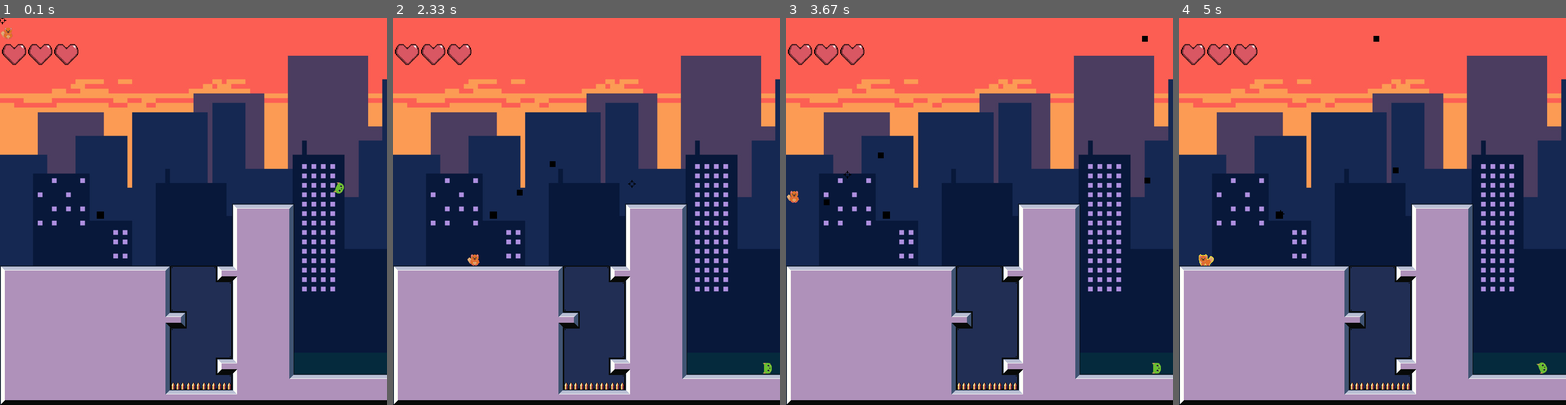
Above: before the commit, frames 1-4 (left to right).
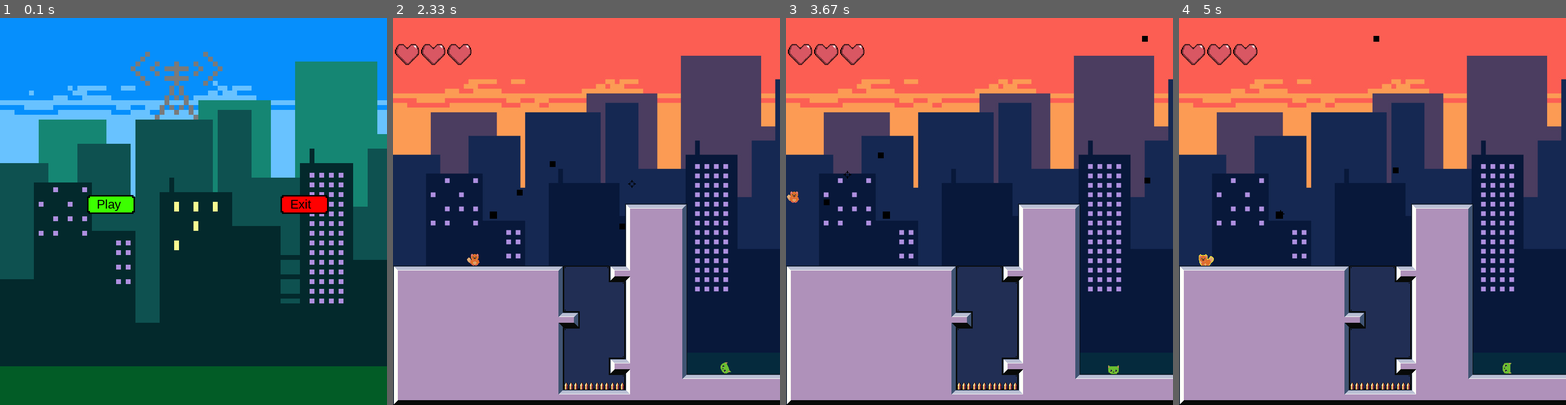
Above: after the commit, the same moments.

Repository: manucouto1/PyGame_5Gatos
Game: pygame game, started from src/main.py
The game is run twice, just before and just after one commit, with the same random seed, the same clock (stepped at 60 frames per second) and the same inputs.
Inputs (mouse positions are in pixels of both pictures, inside the frame that each line leads up to):
- Up to frame 1 (0.1 s): no input
- Up to frame 2 (2.33 s): click (505, 203) at 0.4 s, where only the run after the commit has a clickable "Play"; press the mouse at (656, 254) at 0.7 s; move the mouse to (640, 281) at 0.8 s; release the mouse at (621, 308) at 0.93 s; hold Right 1-1.47 s; click (458, 76) at 1.1 s; hold Up 1.5-1.8 s; click (613, 122) at 1.6 s; hold Right 1.83-2.3 s; click (632, 184) at 1.93 s
- Up to frame 3 (3.67 s): hold Left 2.33-2.87 s; click (1056, 215) at 2.43 s; hold Left 2.9-3.3 s; move the mouse to (917, 83) at 2.93 s; click (917, 83) at 3 s; hold Up from 3.33 s (still down); click (847, 172) at 3.43 s
- Up to frame 4 (5 s): release Up at 3.7 s; hold Right 3.73-4.37 s; click (1422, 165) at 3.83 s; hold Left 4.4-4.87 s; click (1264, 273) at 4.5 s; hold Right from 4.9 s (still down); move the mouse to (1279, 215) at 4.93 s

The runs differ from the first frame. In frame 1, 85% of the frame differs, in the area x 0-100%, y 0-100%; in frame 2, 0.1%; in frame 3, 0.1%; in frame 4, 0.1%.

Commit message:
[Menu] Start and Exit initial buttons

Diff:
--- a/src/main.py
+++ b/src/main.py
@@ -1,12 +1,12 @@
 #!/usr/bin/env python
 # -*- coding: utf-8 -*-
 from src.game.director import Director
-from src.levels.level_2d_scroller import Scroller2D
+from src.menu.menu import Menu
 
 
 def main():
     game = Director()
-    game.stack_scene(Scroller2D("level1"))
+    game.stack_scene(Menu(game))
     game.run()
 
 
--- /dev/null
+++ b/src/menu/button.py
@@ -0,0 +1,36 @@
+import pygame as pg
+from src.menu.element import ElementGUI
+import src.utils.assets as assets
+
+SCREEN_WIDTH = 800
+SCREEN_HEIGHT = 800
+
+
+class Button(ElementGUI):
+
+    def __init__(self, screen, image, position):
+        self.image = pg.image.load(assets.path_to(image))
+        self.image = pg.transform.scale(self.image, (99, 39))
+        ElementGUI.__init__(self, screen, self.image.get_rect())
+        self.set_position(position)
+
+    def draw(self, screen):
+        screen.blit(self.image, self.rect)
+
+
+class ButtonPlay(Button):
+
+    def __init__(self, screen):
+        Button.__init__(self, screen, 'green_button.png', (SCREEN_WIDTH/2 - 220, SCREEN_HEIGHT/2 + 5))
+
+    def action(self):
+        self.screen.menu.execute_game()
+
+
+class ButtonExit(Button):
+
+    def __init__(self, screen):
+        Button.__init__(self, screen, 'red_button.png', (SCREEN_WIDTH/2 + 180, SCREEN_HEIGHT/2 + 5))
+
+    def action(self):
+        self.screen.menu.exit_program()
--- /dev/null
+++ b/src/menu/element.py
@@ -0,0 +1,28 @@
+
+class ElementGUI:
+
+	def __init__(self, screen, rectangle):
+		# save reference to screen and position it's belong
+		self.screen = screen
+		self.rect = rectangle
+
+	def set_position(self, position):
+		# method for situate the element on screen
+		(position_x, position_y) = position
+		self.rect.left = position_x
+		self.rect.bottom = position_y
+
+	def position_elem(self, position):
+		# method that says if it's been clicked
+		(position_x, position_y) = position
+		if (position_x >= self.rect.left) and (position_x <= self.rect.right) and (position_y >= self.rect.top) and (position_y <= self.rect.bottom):
+			return True
+		else:
+			return False
+
+	# abstract methods
+	def draw(self):
+		raise NotImplemented("You have to implement method draw.")
+
+	def action(self):
+		raise NotImplemented("You have to implement method action.")
--- /dev/null
+++ b/src/menu/menu.py
@@ -0,0 +1,47 @@
+import pygame as pg
+from src.menu.screen import ScreenGUIInitial
+from src.sprites.pasive.cursor import Cursor
+from src.levels.level_2d_scroller import Scroller2D
+
+
+class Menu:
+
+    def __init__(self, director):
+        pg.mouse.set_visible(True)
+
+        self.director = director
+        self.scenes_list = []
+        self.scenes_list.append(ScreenGUIInitial(self, "background2.png"))
+        self.cursor = Cursor(pg.mouse.get_pos())
+        self.show_initial_scene()
+
+    # static menu
+    def update(self, *args):
+        return
+
+    def events(self, events):
+        for event in events:
+            if event.type == pg.KEYDOWN:
+                if event.key == pg.K_ESCAPE:
+                    self.exit_program()
+            elif event.type == pg.QUIT:
+                self.director.exit_program()
+        self.scenes_list[self.initial_scene].events(events)
+
+    def init_level(self, player):
+        self.show_initial_scene()
+
+    def draw(self):
+        self.scenes_list[self.initial_scene].draw()
+
+    def exit_program(self):
+        self.director.exit_program()
+
+    def execute_game(self):
+        self.director.stack_scene(Scroller2D("level1"))
+
+    def show_initial_scene(self):
+        self.initial_scene = 0
+
+    # def show_configuration_scene(self):
+    #    self.configuration_scene = 1
--- /dev/null
+++ b/src/menu/screen.py
@@ -0,0 +1,52 @@
+import pygame as pg
+import src.utils.assets as assets
+from src.menu.button import ButtonPlay
+from src.menu.button import ButtonExit
+from src.menu.text import TextPlay
+from src.menu.text import TextExit
+
+SCREEN_WIDTH = 800
+SCREEN_HEIGHT = 800
+
+
+class ScreenGUI:
+
+    def __init__(self, menu, image):
+        self.menu = menu
+        self.bg = assets.load_image(image)
+        self.screen = pg.display.set_mode((SCREEN_WIDTH, SCREEN_HEIGHT))
+        # list of elementGUI
+        self.elementGUI = []
+
+    def draw(self):
+        self.screen.blit(self.bg, (0, 0))
+        for element in self.elementGUI:
+            element.draw(self.screen)
+
+    def events(self, event_list):
+        # to know what elementGUI has been clicked, we ask all of them
+        for event in event_list:
+            if event.type == pg.MOUSEBUTTONDOWN:
+                self.elementClic = None
+                for element in self.elementGUI:
+                    if element.position_elem(event.pos):
+                        self.elementClic = element
+            if event.type == pg.MOUSEBUTTONUP:
+                for element in self.elementGUI:
+                    if element.position_elem(event.pos):
+                        if element == self.elementClic:
+                            element.action()
+
+
+class ScreenGUIInitial(ScreenGUI):
+
+    def __init__(self, menu, image):
+        ScreenGUI.__init__(self, menu, image)
+        button_play = ButtonPlay(self)
+        button_exit = ButtonExit(self)
+        self.elementGUI.append(button_play)
+        self.elementGUI.append(button_exit)
+        text_play = TextPlay(self)
+        text_exit = TextExit(self)
+        self.elementGUI.append(text_play)
+        self.elementGUI.append(text_exit)
--- /dev/null
+++ b/src/menu/text.py
@@ -0,0 +1,36 @@
+import pygame as pg
+from src.menu.element import ElementGUI
+
+SCREEN_WIDTH = 800
+SCREEN_HEIGHT = 800
+
+
+class TextGUI(ElementGUI):
+
+    def __init__(self, screen, font, color, text, position):
+        self.image = font.render(text, True, color)
+        ElementGUI.__init__(self, screen, self.image.get_rect())
+        self.set_position(position)
+
+    def draw(self, screen):
+        screen.blit(self.image, self.rect)
+
+
+class TextPlay(TextGUI):
+
+    def __init__(self, screen):
+        font = pg.font.SysFont('arial', 26)
+        TextGUI.__init__(self, screen, font, (0, 0, 0), 'Play', (SCREEN_WIDTH/2 - 200, SCREEN_HEIGHT/2))
+
+    def action(self):
+        self.screen.menu.execute_game()
+
+
+class TextExit(TextGUI):
+
+    def __init__(self, screen):
+        font = pg.font.SysFont('arial', 26)
+        TextGUI.__init__(self, screen, font, (0, 0, 0), 'Exit', (SCREEN_WIDTH/2 + 200, SCREEN_HEIGHT/2))
+
+    def action(self):
+        self.screen.menu.exit_program()
Binary file added: assets/green_button.png
Binary file added: assets/red_button.png
